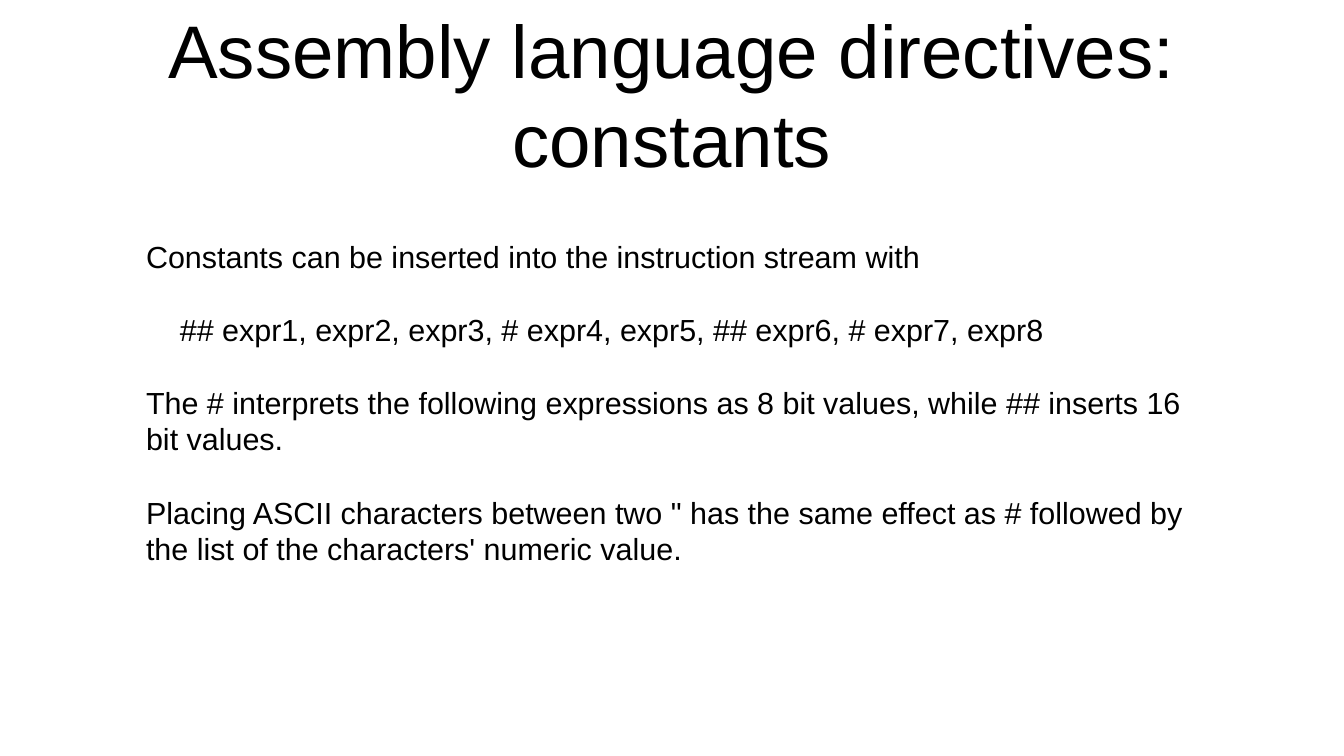
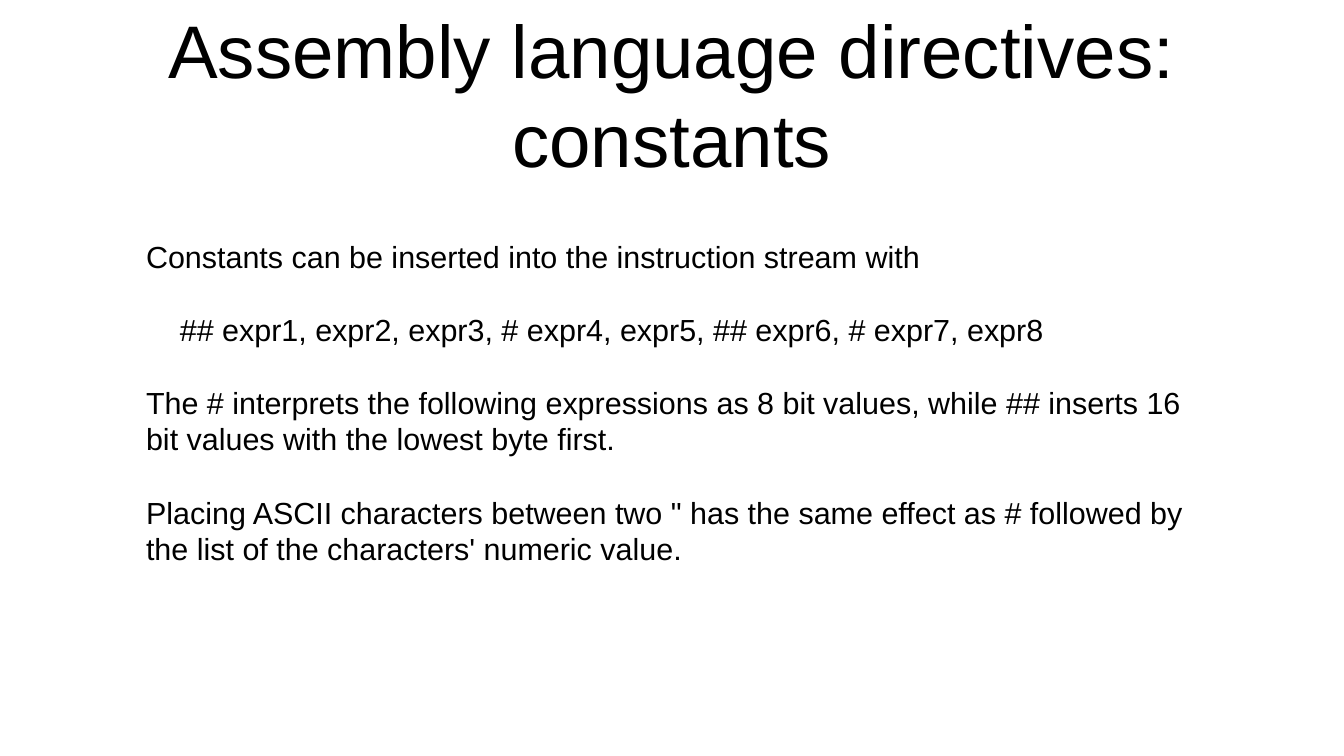
Before and after one commit to jeceljr/baby8, a slide deck: slide 21 of doc/baby8.odp. Drawn at 1344x756 pixels with LibreOffice and Linux fonts; fonts in the diff are those of the drawing. Boxes give left, top, right and bottom in pixels: in the first picture for what was removed or moved away, otherwise in the second. Text is boxed around its words. In the diff, an @@ line names an element or a change of style, - is before the commit and + after.

```diff
--- a/doc/baby8.odp
+++ b/doc/baby8.odp
@@ text at (146,392,1181,456): text changed @@
-The # interprets the following expressions as 8 bit values, while ## inserts 16 bit values.
+The # interprets the following expressions as 8 bit values, while ## inserts 16 bit values with the lowest byte first.
```
Also in this commit, not shown: 6 other slides changed, 1 other file.
